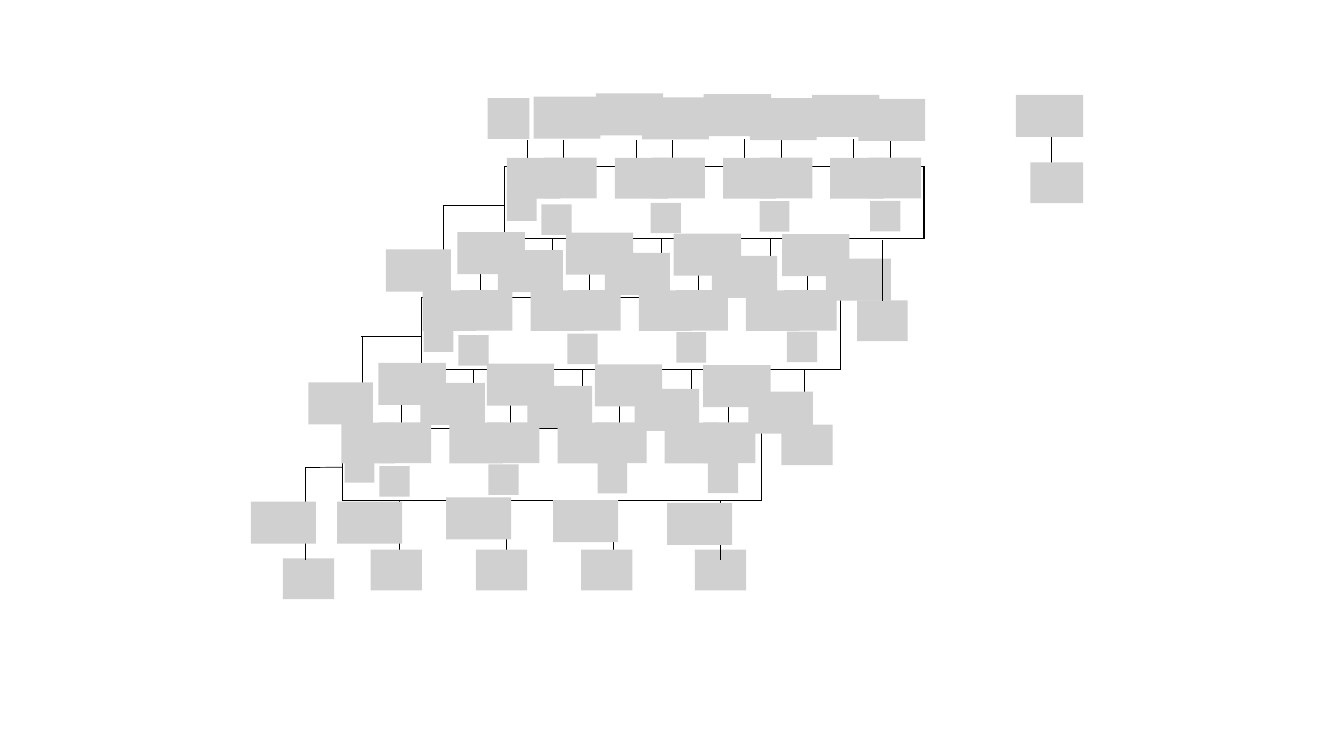
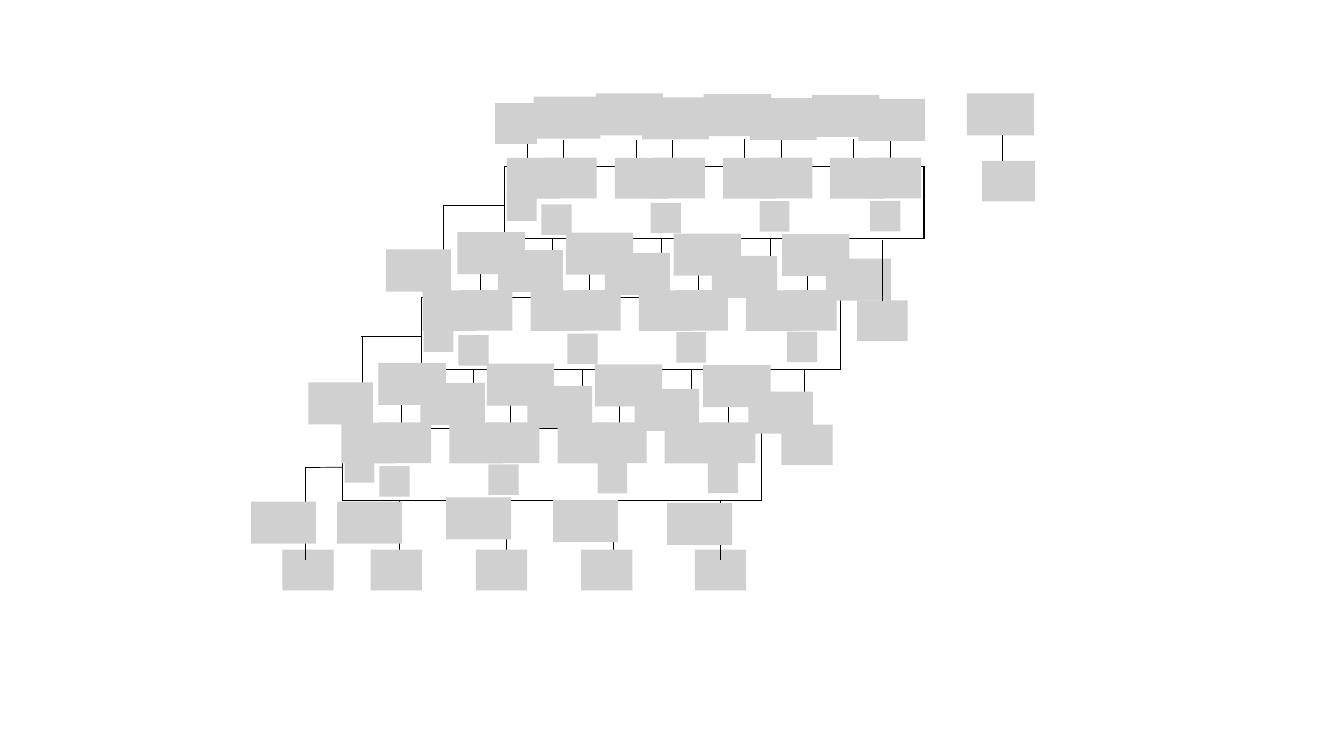
Before and after one commit to nakanocs/qbpp, a slide deck: slide 5 of docs/images/QUBO++images.pptx (slide 4 before the commit). Drawn at 1344x756 pixels with LibreOffice and Linux fonts; fonts in the diff are those of the drawing; grey boxes stand for pictures. Boxes give left, top, right and bottom in pixels: in the first picture for what was removed or moved away, otherwise in the second. Text is boxed around its words. In the diff, an @@ line names an element or a change of style, - is before the commit and + after.

```diff
--- a/docs/images/QUBO++images.pptx
+++ b/docs/images/QUBO++images.pptx
@@ picture: place and size @@
-picture at box(488, 98, 529, 138)
+picture at box(495, 103, 536, 143)
@@ picture added at box(967, 94, 1034, 136) @@
@@ picture removed at box(1016, 95, 1084, 137) @@
@@ line moved from (1052, 164) - (1052, 137) to (1003, 162) - (1003, 135) @@
@@ picture added at box(982, 161, 1034, 202) @@
@@ picture removed at box(1030, 162, 1083, 203) @@
@@ picture: place and size @@
-picture at box(283, 559, 335, 599)
+picture at box(282, 549, 334, 590)
```
Also in this commit, not shown: 1 slide added, 3 other files.
